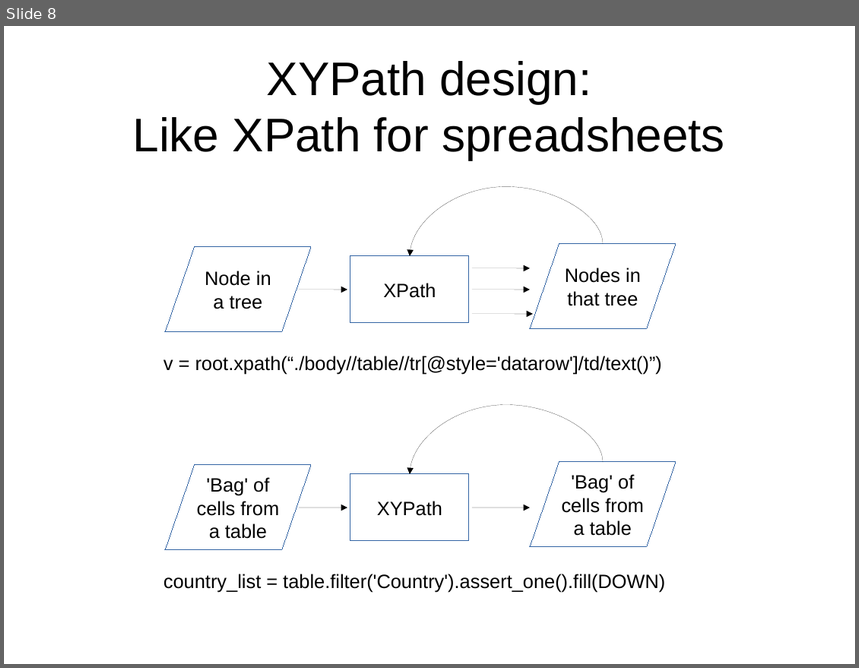
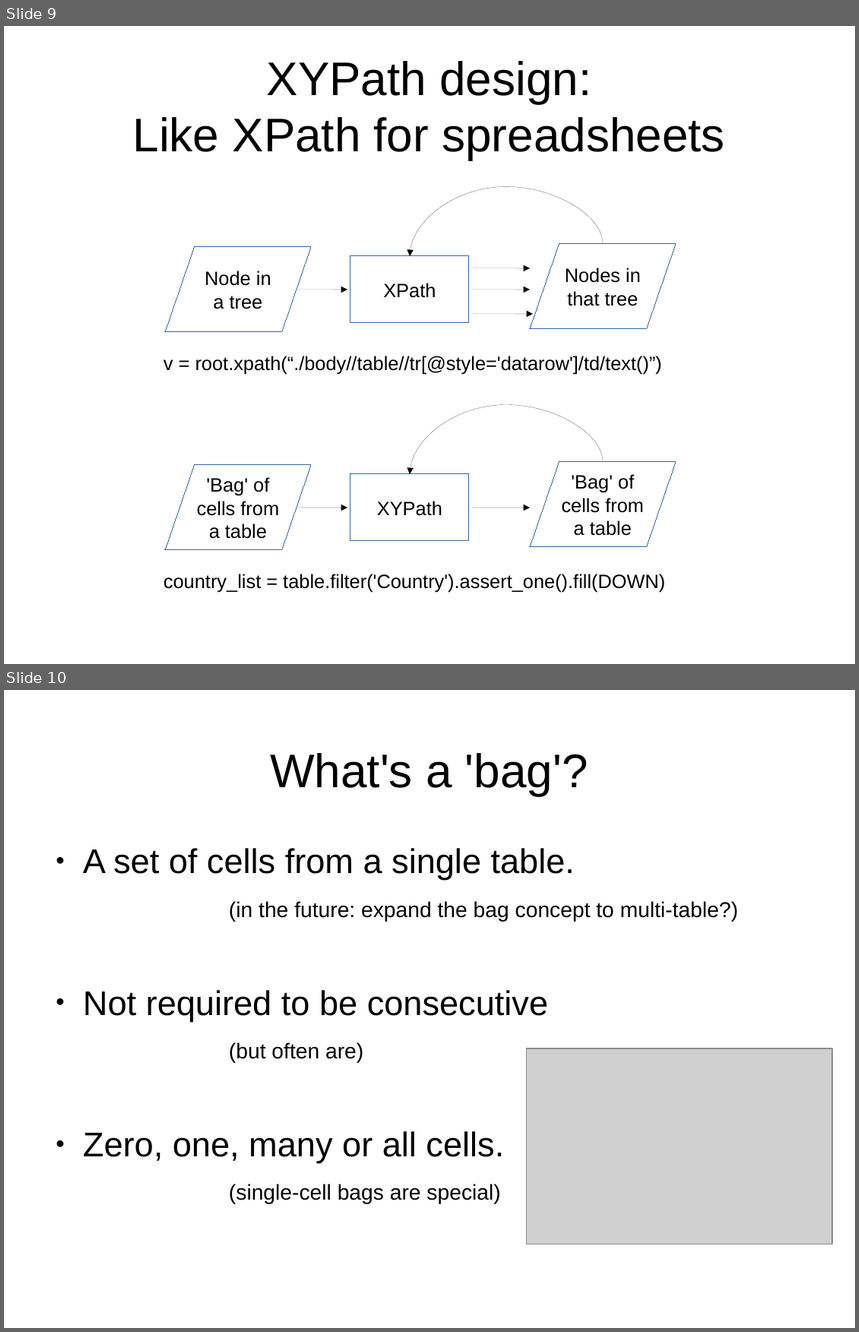
Before and after one commit to sensiblecodeio/xypath, a slide deck: presentation.odp. Shown one above the other, each under a label of ours: slide 8 before the commit, slides 9 and 10 after it. The pictures are 859x668 and 859x1332 pixels, drawn with LibreOffice and Linux fonts; fonts in the diff are those of the drawing; grey boxes stand for pictures. Boxes give left, top, right and bottom in pixels: in the first picture for what was removed or moved away, otherwise in the second. Text is boxed around its words. In the diff, an @@ line names an element or a change of style, - is before the commit and + after.

```diff
--- a/presentation.odp
+++ b/presentation.odp
@@ slide 10 added at (4,690,855,1328), background #FFFFFF @@
@@ title added at (270,753,588,796), 44 pt, text #000000 @@
+What's a 'bag'?
@@ text added at (83,848,738,1205), 20 pt, text #000000 @@
+● A set of cells from a single table.
+        (in the future: expand the bag concept to multi-table?)
+● Not required to be consecutive
+        (but often are)
+● Zero, one, many or all cells.
+        (single-cell bags are special)
@@ picture added at (527,1049,833,1245) @@
@@ what was slide 8 is now slide 9 @@
```
Also in this commit, not shown: 2 slides changed, 8 other slides added, 4 slides removed.
